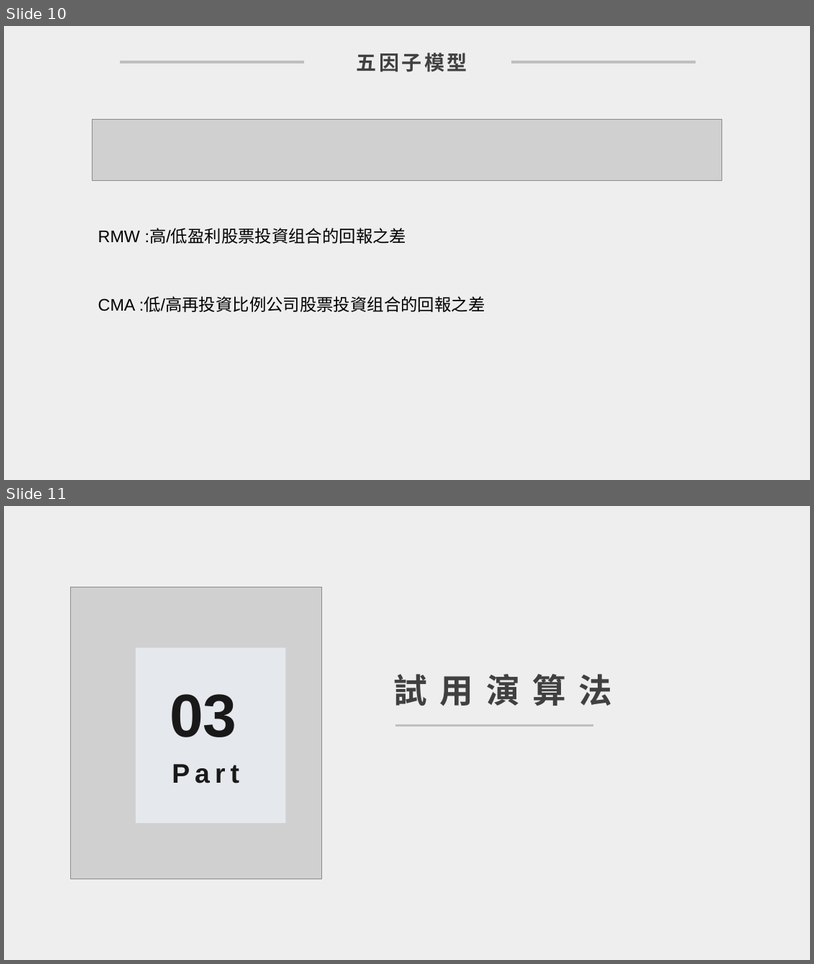
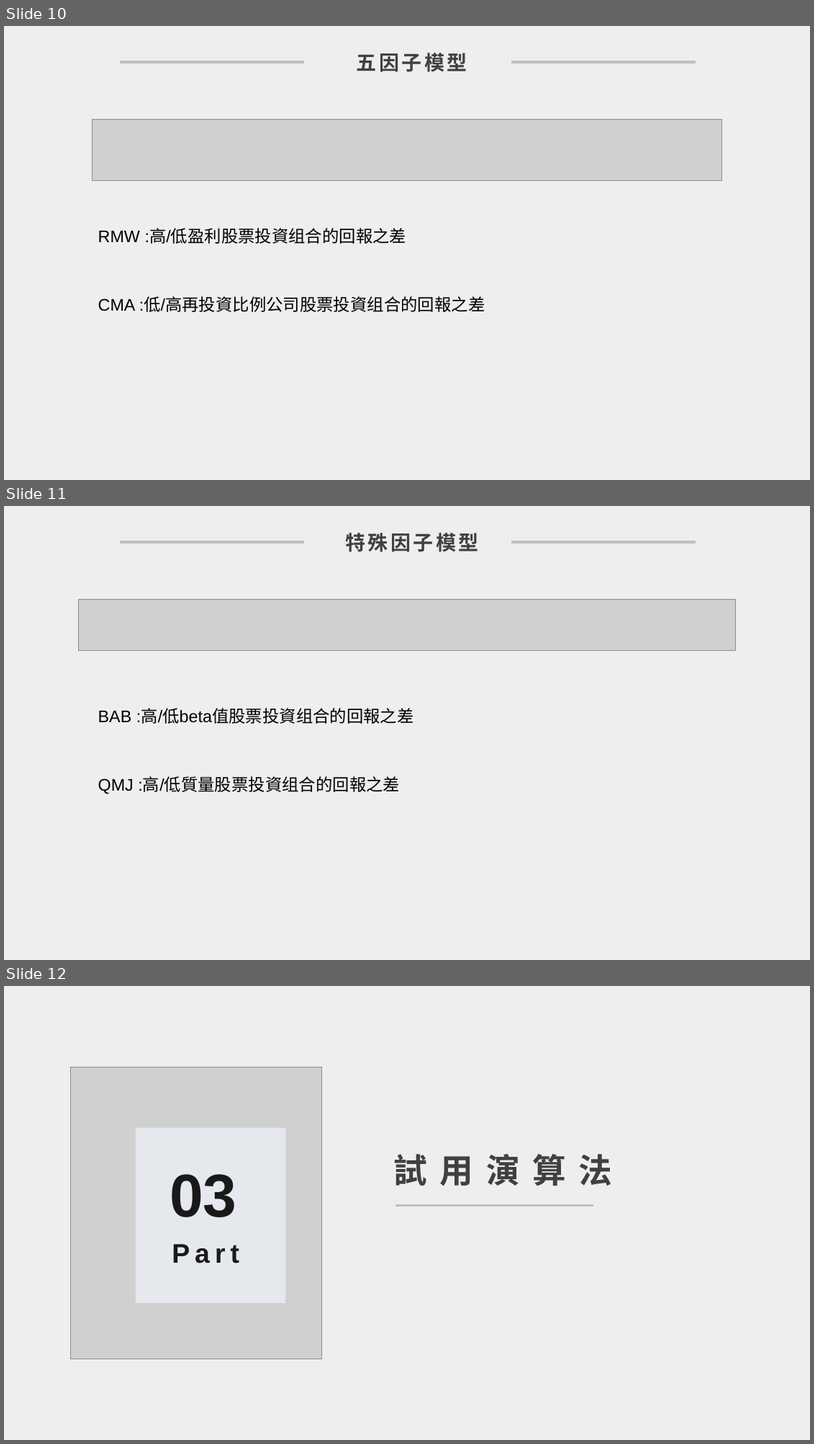
Before and after one commit to wellslu/fintech, a slide deck: 進度報告2.pptx. Shown one above the other, each under a label of ours: slides 10 and 11 before the commit, slides 10, 11 and 12 after it. The pictures are 814x964 and 814x1444 pixels, drawn with LibreOffice and Linux fonts; fonts in the diff are those of the drawing; grey boxes stand for pictures. Boxes give left, top, right and bottom in pixels: in the first picture for what was removed or moved away, otherwise in the second. Text is boxed around its words. In the diff, an @@ line names an element or a change of style, - is before the commit and + after.

```diff
--- a/進度報告2.pptx
+++ b/進度報告2.pptx
@@ slide 11 added at <box>4,506,810,960</box>, background #EEEEEE @@
@@ line added from (120, 542) to (305, 542), #BFBFBF 3 pt @@
@@ text added at <box>345,533,478,552</box>, 24 pt, text #404040, bold @@
+特殊因子模型
@@ line added from (512, 542) to (696, 542), #BFBFBF 3 pt @@
@@ picture added at <box>78,599,736,650</box> @@
@@ text added at <box>98,708,414,723</box>, 20 pt, text #000000 @@
+BAB :高/低beta值股票投資组合的回報之差
@@ text added at <box>98,777,400,794</box>, 20 pt, text #000000 @@
+QMJ :高/低質量股票投資组合的回報之差
@@ what was slide 11 is now slide 12 @@
```
Also in this commit, not shown: 1 other file.
